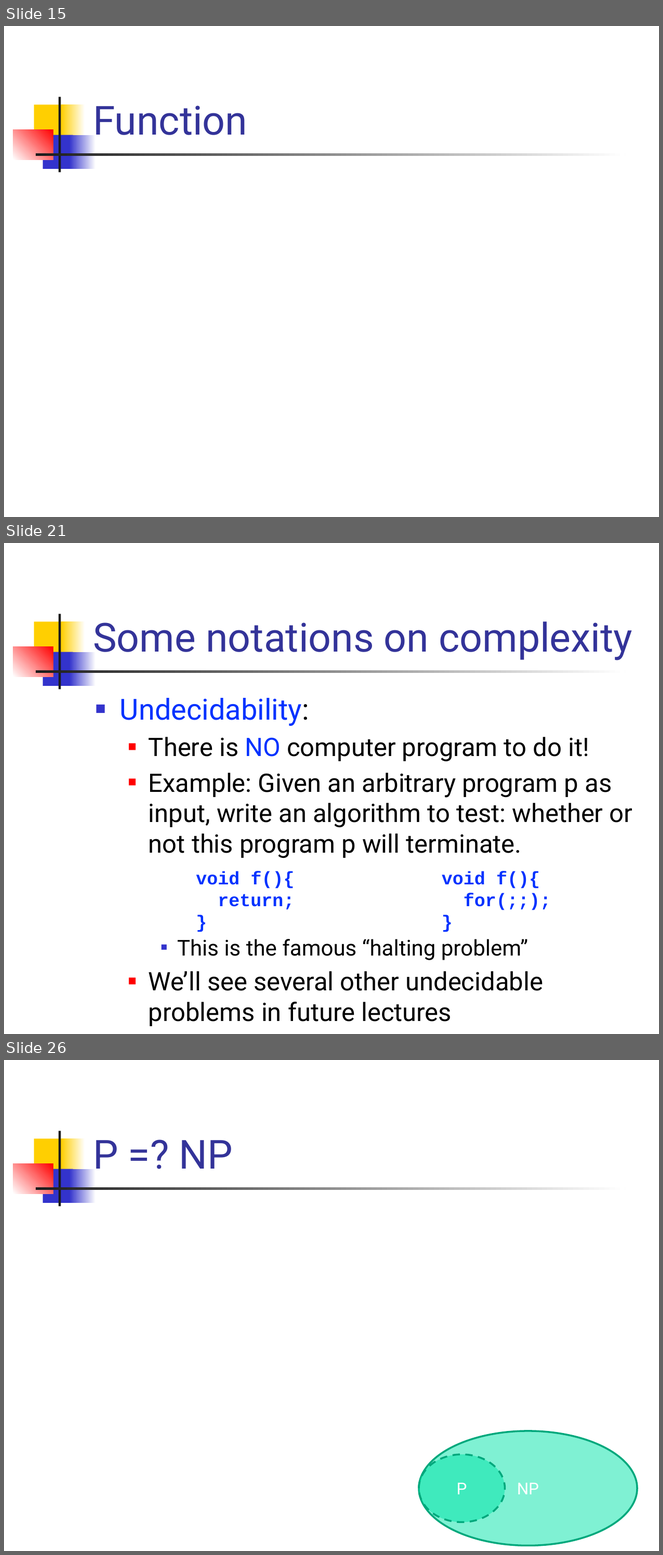
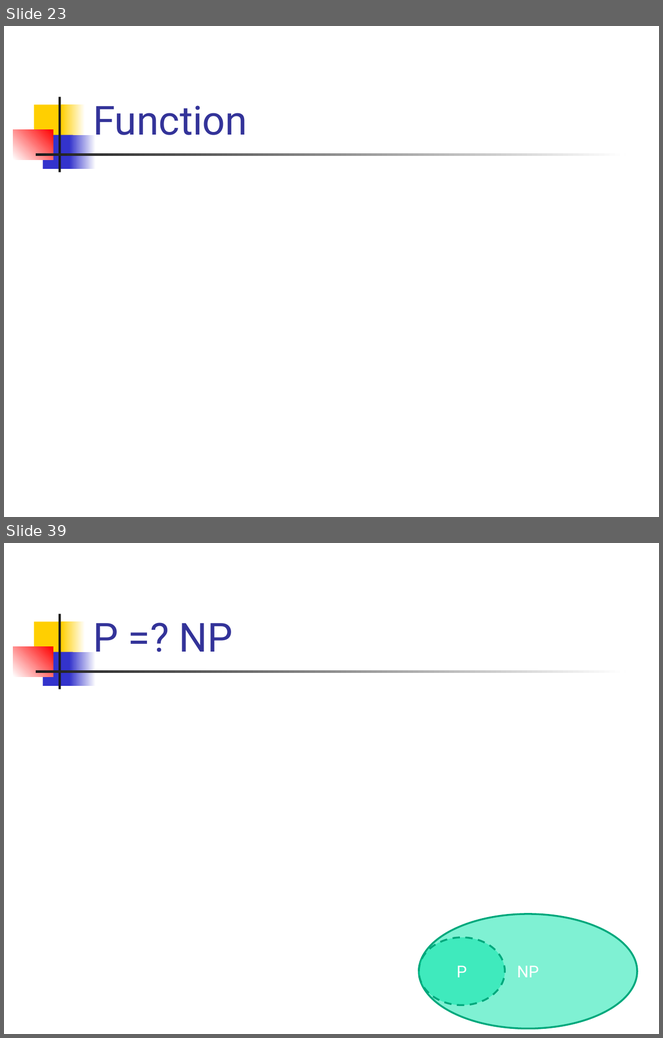
Before and after one commit to csslab-ustc/csslab-ustc.github.io, a slide deck: courses/theory/slides/lec02-math-foundation.pptx. Shown one above the other, each under a label of ours: slides 15, 21 and 26 before the commit, slides 23 and 39 after it; the slides between them are not shown. The pictures are 663x1555 and 663x1038 pixels, drawn with LibreOffice and Linux fonts; fonts in the diff are those of the drawing; grey boxes stand for pictures. Boxes give left, top, right and bottom in pixels: in the first picture for what was removed or moved away, otherwise in the second. Text is boxed around its words. In the diff, an @@ line names an element or a change of style, - is before the commit and + after.

```diff
--- a/courses/theory/slides/lec02-math-foundation.pptx
+++ b/courses/theory/slides/lec02-math-foundation.pptx
@@ slide 21 removed at bbox=[4, 543, 659, 1034], background #FFFFFF; not listed: 7 template elements that a slide beside it also shows @@
@@ title removed at bbox=[93, 622, 633, 661] @@
-Some notations on complexity
@@ text removed at bbox=[120, 698, 633, 1027] @@
-■ Undecidability:
-  ■ There is NO computer program to do it!
-  ■ Example: Given an arbitrary program p as input, write an algorithm to test: whether or not this program p will terminate.
-    ■ This is the famous “halting problem”
-  ■ We’ll see several other undecidable problems in future lectures
@@ text removed at bbox=[196, 872, 295, 910] @@
-void f(){
-return;
-}
@@ text removed at bbox=[442, 872, 551, 911] @@
-void f(){
-for(;;);
-}
@@ what was slide 15 is now slide 23 @@
@@ what was slide 26 is now slide 39 @@
```
Also in this commit, not shown: 8 slides changed, 19 slides added, 6 other slides removed, 5 other files.
